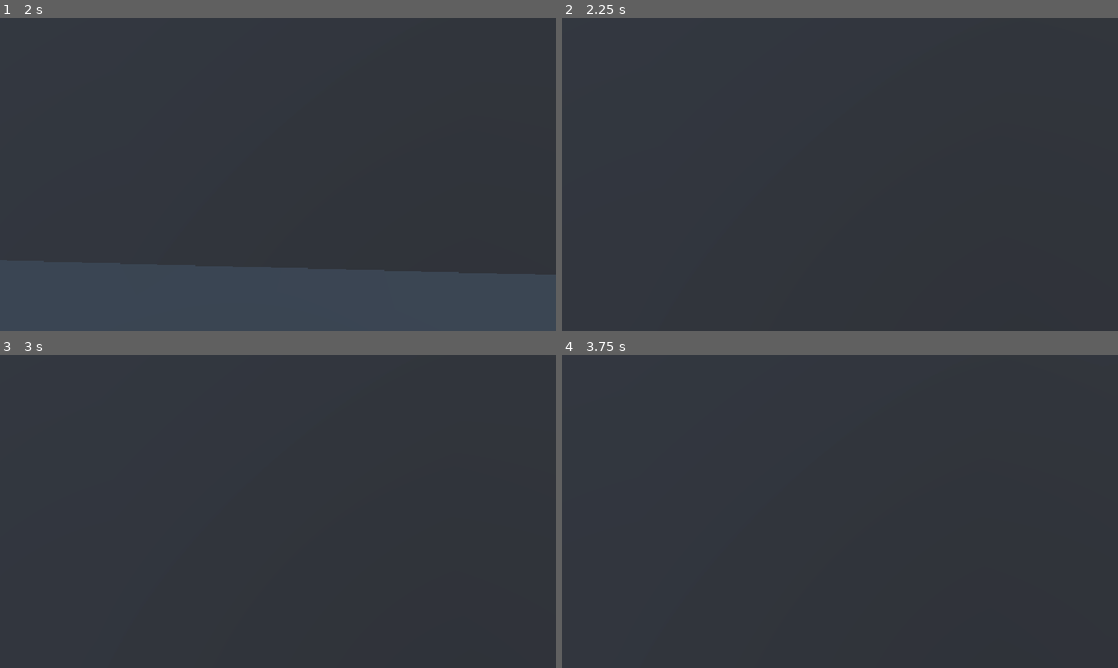
Above: before the commit, frames 1-4 (two rows, left to right).
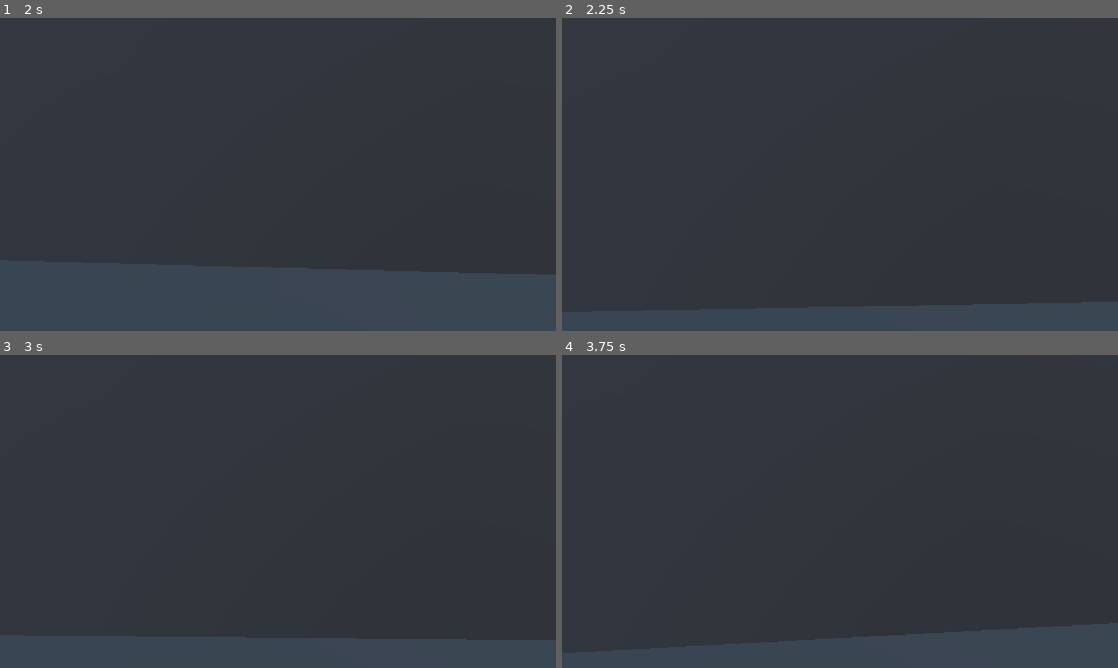
Above: after the commit, the same moments.

Repository: cdevelopment010/panic-packing
Game: Godot game, scene res://Level/level.tscn
Same seed, same stepped clock (60 frames per second), same inputs: the game is played once before the commit and once after it. This scene is started directly instead of the project's main scene.
Inputs (mouse positions are in pixels of both pictures, inside the frame that each line leads up to):
- Up to frame 1 (2 s): tap Enter at 0.5 s; move the mouse to (305, 174) at 0.52 s; hold W (move_forward) from 0.53 s (still down); tap E (interact) at 0.6, 1.35 s; tap Space (jump) at 0.77, 1.52 s; move the mouse to (250, 174) at 1.27 s
- Up to frame 2 (2.25 s): keep holding W (move_forward); move the mouse to (851, 168) at 2.02 s; tap E (interact) at 2.1 s
- Up to frame 3 (3 s): keep holding W (move_forward); tap Space (jump) at 2.75 s; move the mouse to (272, 517) at 2.77 s; tap E (interact) at 2.85 s
- Up to frame 4 (3.75 s): keep holding W (move_forward); tap Space (jump) at 3.02 s; tap Enter at 3.5 s; move the mouse to (878, 514) at 3.52 s; tap E (interact) at 3.6 s

Frame 1 is identical in both runs. In frame 2, 3.8% of the frame differs, in the area x 52-100%, y 90-100%; in frame 3, 3.9%; in frame 4, 5.5%, in the area x 50-100%, y 85-100%.
Error after the commit: Trying to assign value of type 'StaticBody3D' to a variable of type 'RigidBody3D'. (res://Player/player.gd:32)

Commit message:
Feat: push / drop object

Diff:
--- /dev/null
+++ b/Level/level.gd
@@ -0,0 +1,19 @@
+extends Node3D
+
+
+# Called when the node enters the scene tree for the first time.
+func _ready() -> void:
+	pass # Replace with function body.
+
+
+# Called every frame. 'delta' is the elapsed time since the previous frame.
+func _process(delta: float) -> void:
+	pass
+
+
+func _on_player_drop_item(object: RigidBody3D, force: float = 10.0) -> void:
+	object.set_collision_layer_value(1, true)
+	object.freeze = false
+	object.reparent(self)
+	var direction = -$Player.camera_pivot.global_transform.basis.z
+	object.apply_central_impulse(direction * force)
--- a/Level/level.tscn
+++ b/Level/level.tscn
@@ -1,6 +1,7 @@
 [gd_scene format=3 uid="uid://csf8j0abstbf5"]
 
 [ext_resource type="PackedScene" uid="uid://dadordkfbmju4" path="res://Player/player.tscn" id="1_o6mkr"]
+[ext_resource type="Script" uid="uid://b5bgkhvvawyjo" path="res://Level/level.gd" id="1_qmtf6"]
 
 [sub_resource type="ProceduralSkyMaterial" id="ProceduralSkyMaterial_o6mkr"]
 sky_horizon_color = Color(0.66224277, 0.6717428, 0.6867428, 1)
@@ -37,10 +38,11 @@
 
 [sub_resource type="BoxMesh" id="BoxMesh_rtkpu"]
 
-[sub_resource type="ConcavePolygonShape3D" id="ConcavePolygonShape3D_qmtf6"]
-data = PackedVector3Array(-0.5, 0.5, 0.5, 0.5, 0.5, 0.5, -0.5, -0.5, 0.5, 0.5, 0.5, 0.5, 0.5, -0.5, 0.5, -0.5, -0.5, 0.5, 0.5, 0.5, -0.5, -0.5, 0.5, -0.5, 0.5, -0.5, -0.5, -0.5, 0.5, -0.5, -0.5, -0.5, -0.5, 0.5, -0.5, -0.5, 0.5, 0.5, 0.5, 0.5, 0.5, -0.5, 0.5, -0.5, 0.5, 0.5, 0.5, -0.5, 0.5, -0.5, -0.5, 0.5, -0.5, 0.5, -0.5, 0.5, -0.5, -0.5, 0.5, 0.5, -0.5, -0.5, -0.5, -0.5, 0.5, 0.5, -0.5, -0.5, 0.5, -0.5, -0.5, -0.5, 0.5, 0.5, 0.5, -0.5, 0.5, 0.5, 0.5, 0.5, -0.5, -0.5, 0.5, 0.5, -0.5, 0.5, -0.5, 0.5, 0.5, -0.5, -0.5, -0.5, 0.5, 0.5, -0.5, 0.5, -0.5, -0.5, -0.5, 0.5, -0.5, 0.5, 0.5, -0.5, -0.5, -0.5, -0.5, -0.5)
+[sub_resource type="ConvexPolygonShape3D" id="ConvexPolygonShape3D_52x1o"]
+points = PackedVector3Array(-0.5, -0.5, -0.5, 0.5, 0.5, 0.5, 0.5, -0.5, 0.5, 0.5, 0.5, -0.5, -0.5, 0.5, 0.5, 0.5, -0.5, -0.5, -0.5, -0.5, 0.5, -0.5, 0.5, -0.5)
 
 [node name="Level" type="Node3D" unique_id=1200555673]
+script = ExtResource("1_qmtf6")
 
 [node name="WorldEnvironment" type="WorldEnvironment" parent="." unique_id=961055816]
 environment = SubResource("Environment_uawph")
@@ -118,11 +120,13 @@
 spot_range = 10.0
 spot_attenuation = 0.2
 
-[node name="PickupItem" type="StaticBody3D" parent="." unique_id=431338627 groups=["items"]]
+[node name="PickupItem" type="RigidBody3D" parent="." unique_id=1028235893 groups=["items"]]
 transform = Transform3D(1, 0, 0, 0, 1, 0, 0, 0, 1, 3.4156594, 0.5017357, 0)
 
 [node name="MeshInstance3D" type="MeshInstance3D" parent="PickupItem" unique_id=553727428]
 mesh = SubResource("BoxMesh_rtkpu")
 
-[node name="CollisionShape3D" type="CollisionShape3D" parent="PickupItem" unique_id=1041928554]
-shape = SubResource("ConcavePolygonShape3D_qmtf6")
+[node name="CollisionShape3D" type="CollisionShape3D" parent="PickupItem" unique_id=1180473221]
+shape = SubResource("ConvexPolygonShape3D_52x1o")
+
+[connection signal="drop_item" from="Player" to="." method="_on_player_drop_item"]
--- a/Player/player.gd
+++ b/Player/player.gd
@@ -2,8 +2,9 @@
 
 @onready var camera_pivot: Node3D = $CameraPivot
 @onready var label: Label = $CanvasLayer/BoxContainer/Label
+@onready var marker_3d: Marker3D = $CameraPivot/Marker3D
 
-signal drop_item(object)
+signal drop_item(object, force)
 
 const SPEED = 5.0
 const JUMP_VELOCITY = 4.5
@@ -20,19 +21,26 @@
 	handle_camera_rotation()
 
 	label.hide()
+	if Input.is_action_just_pressed("interact") and holding_item and current_object != null:
+		print("drop item")
+		drop_item.emit(current_object, 10)
+		holding_item = false
+		current_object = null
+
+
 	if %SeeCast.is_colliding():
-		var target: StaticBody3D = %SeeCast.get_collider()
+		var target: RigidBody3D = %SeeCast.get_collider()
 		if target != null and target.is_in_group("items"):
 			label.show()
 			if Input.is_action_just_pressed("interact") and not holding_item:
-				target.reparent(self)
+				target.reparent(marker_3d)
+				target.freeze = true
+				target.freeze_mode = RigidBody3D.FREEZE_MODE_KINEMATIC
 				current_object = target
 				target.set_collision_layer_value(1,false)
 				holding_item = true
 				#target.interact()
-	if Input.is_action_just_pressed("interact") and holding_item and current_object != null:
-		print("drop item")
-		drop_item.emit(current_object)
+
 
 	# Add the gravity.
 	if not is_on_floor():
--- a/project.godot
+++ b/project.godot
@@ -54,6 +54,7 @@
 interact={
 "deadzone": 0.2,
 "events": [Object(InputEventKey,"resource_local_to_scene":false,"resource_name":"","device":-1,"window_id":0,"alt_press …(192 unchanged characters)…
+, Object(InputEventMouseButton,"resource_local_to_scene":false,"resource_name":"","device":-1,"window_id":0,"alt_pressed":false,"shift_pressed":false,"ctrl_pressed":false,"meta_pressed":false,"button_mask":0,"position":Vector2(0, 0),"global_position":Vector2(0, 0),"factor":1.0,"button_index":1,"canceled":false,"pressed":false,"double_click":false,"script":null)
 ]
 }
 
Not shown, added: Level/level.gd.uid
Not shown, changed: To-do.md
